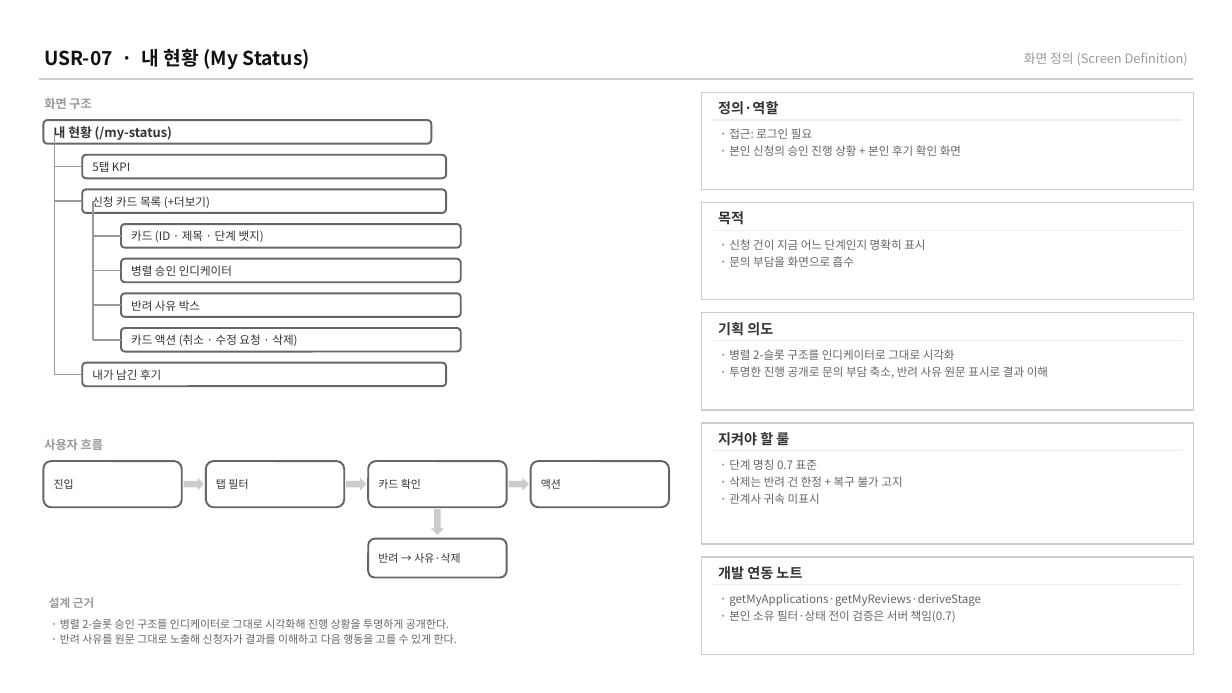
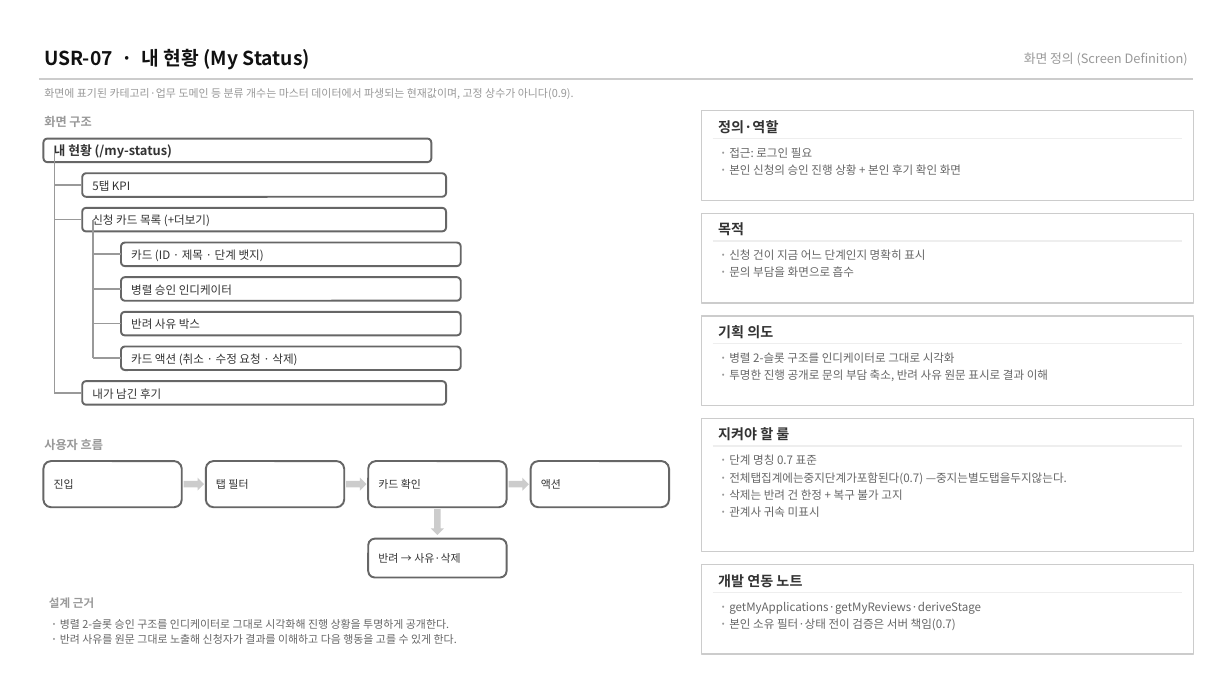
Before and after one commit to BaeNerd/Workspace, a slide deck: slide 16 of axplatform/docs/screen-specs/user-screens.pptx. Drawn at 1232x693 pixels with LibreOffice and Linux fonts; fonts in the diff are those of the drawing. Boxes give left, top, right and bottom in pixels: in the first picture for what was removed or moved away, otherwise in the second. Text is boxed around its words. In the diff, an @@ line names an element or a change of style, - is before the commit and + after.

```diff
--- a/axplatform/docs/screen-specs/user-screens.pptx
+++ b/axplatform/docs/screen-specs/user-screens.pptx
@@ text added at (44,88,574,99), 8.5 pt, text #999999 @@
+화면에 표기된 카테고리·업무 도메인 등 분류 개수는 마스터 데이터에서 파생되는 현재값이며, 고정 상수가 아니다(0.9).
@@ rectangle: place and size @@
-rectangle at (701,92,1193,189)
+rectangle at (701,111,1193,201)
@@ text "· 접근: 로그인 필요": place and size @@
-text "· 접근: 로그인 필요" at (729,128,961,156)
+text "· 접근: 로그인 필요" at (729,147,961,175)
@@ rounded rectangle: place and size @@
-rounded rectangle at (121,224,461,248)
+rounded rectangle at (82,208,446,232)
@@ line moved from (93, 236) - (121, 236) to (55, 220) - (82, 220) @@
@@ 10 texts, 9 lines, 2 rounded rectangles: place and size @@
-10 texts, 9 lines, 2 rounded rectangles at (43,98,1182,386)
+10 texts, 9 lines, 2 rounded rectangles at (43,116,1182,405)
@@ rectangle: place and size @@
-rectangle at (701,202,1193,299)
+rectangle at (701,213,1193,303)
@@ text "목적": place and size @@
-text "목적" at (718,211,744,225)
+text "목적" at (718,222,744,236)
@@ line moved from (713, 230) - (1182, 230) to (713, 241) - (1182, 241) @@
@@ text "· 신청 건이 지금 어느 ...": place and size @@
-text "· 신청 건이 지금 어느 ..." at (729,239,925,267)
+text "· 신청 건이 지금 어느 ..." at (729,249,925,277)
@@ 4 rounded rectangles, 4 lines: place and size @@
-4 rounded rectangles, 4 lines at (55,189,461,352)
+4 rounded rectangles, 4 lines at (55,174,461,336)
@@ rectangle: place and size @@
-rectangle at (701,313,1193,410)
+rectangle at (701,316,1193,406)
@@ line moved from (55, 166) - (82, 166) to (93, 359) - (121, 359) @@
@@ rounded rectangle: place and size @@
-rounded rectangle at (82,155,446,179)
+rounded rectangle at (121,347,461,371)
@@ rectangle: place and size @@
-rectangle at (701,423,1193,544)
+rectangle at (701,419,1193,552)
@@ text "지켜야 할 룰": place and size @@
-text "지켜야 할 룰" at (718,430,789,448)
+text "지켜야 할 룰" at (718,425,789,443)
@@ line moved from (713, 451) - (1182, 451) to (713, 446) - (1182, 446) @@
@@ text at (729,472,1067,484): paragraph added @@
+· 전체탭집계에는중지단계가포함된다(0.7) —중지는별도탭을두지않는다.
@@ rectangle: place and size @@
-rectangle at (701,557,1193,654)
+rectangle at (701,565,1193,654)
@@ text "개발 연동 노트": place and size @@
-text "개발 연동 노트" at (718,566,802,580)
+text "개발 연동 노트" at (718,574,802,588)
@@ line moved from (713, 585) - (1182, 585) to (713, 592) - (1182, 592) @@
@@ text "· getMyApplications·getMyReviews·deriveStage": place and size @@
-text "· getMyApplications·getMyReviews·deriveStage" at (729,594,981,622)
+text "· getMyApplications·getMyReviews·deriveStage" at (729,602,981,630)
```
Also in this commit, not shown: 12 other slides changed, 9 other files.
